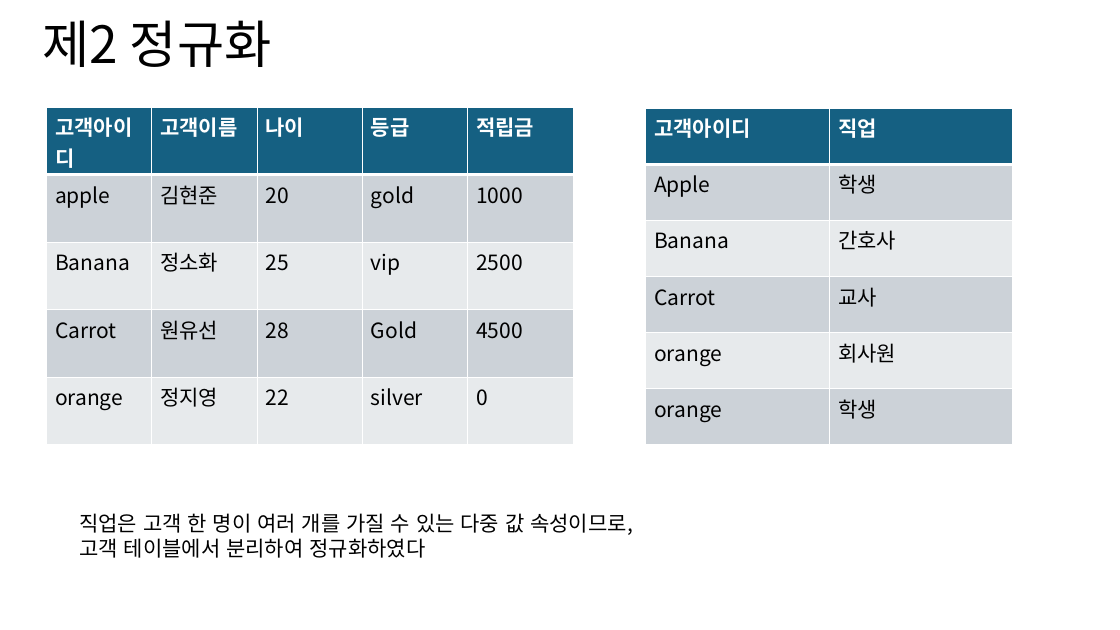
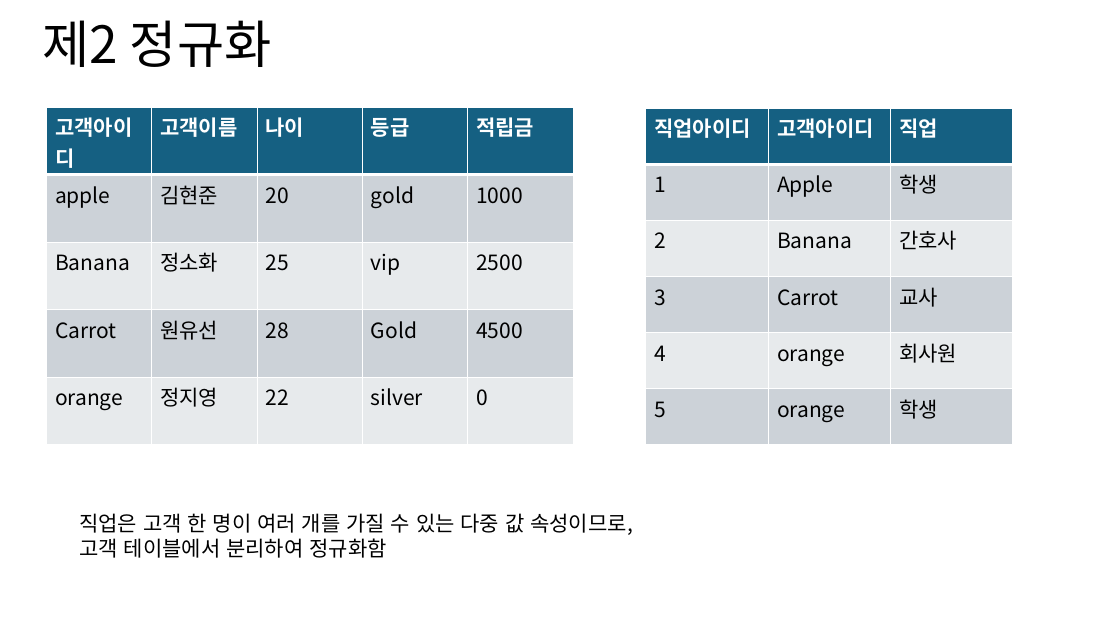
Before and after one commit to yejin0718/DB_2025-2, a slide deck: slide 3 of 정규화.pptx. Drawn at 1120x630 pixels with LibreOffice and Linux fonts; fonts in the diff are those of the drawing. Boxes give left, top, right and bottom in pixels: in the first picture for what was removed or moved away, otherwise in the second. Text is boxed around its words. In the diff, an @@ line names an element or a change of style, - is before the commit and + after.

Commit message:
Add files via upload
정규화 수정(직업아이디 추가)

```diff
--- a/정규화.pptx
+++ b/정규화.pptx
@@ table at [646, 108, 1012, 445] @@
+column 1: 직업아이디 | 1 | 2 | 3 | 4 | 5
@@ text at [79, 538, 386, 558]: text changed @@
-고객 테이블에서 분리하여 정규화하였다
+고객 테이블에서 분리하여 정규화함
```
